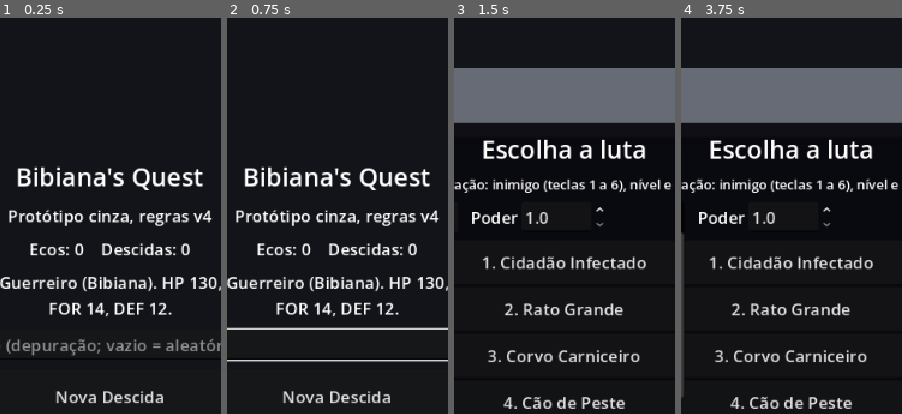
Above: before the commit, frames 1-4 (left to right).
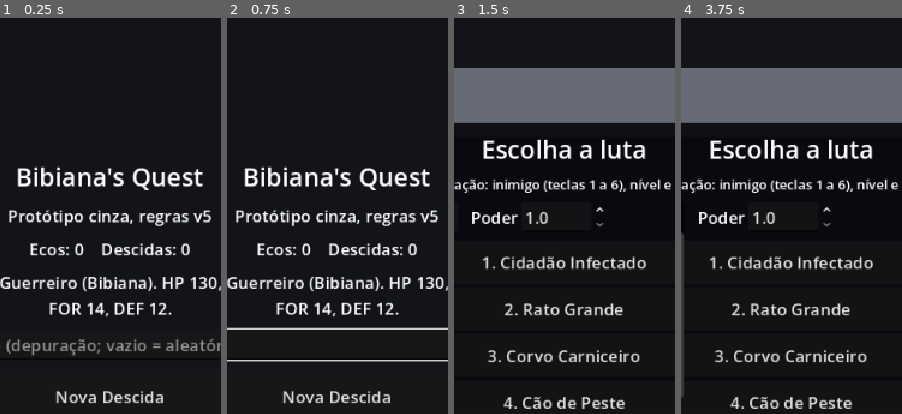
Above: after the commit, the same moments.

Repository: ohidalgojr/bibianas-quest
Game: Godot game, scene res://game/presentation/main.tscn
Same seed, same stepped clock (60 frames per second), same inputs: the game is played once before the commit and once after it.
Inputs (mouse positions are % of the whole screen's width and height, from its top left):
- Up to frame 1 (0.25 s): no input
- Up to frame 2 (0.75 s): click (51, 53) at 0.52 s; type "12" at 0.6 s
- Up to frame 3 (1.5 s): click "Luta de teste (depuração)" at 1.25 s
- Up to frame 4 (3.75 s): click "Velocidade 1x" at 2 s; click "Velocidade 2x" at 2.75 s; click "1" at 3.5 s
The pictures show only the part of the screen within x 26-76%, y 12-62%; the shares and areas given below are measured in that part.

The runs differ from the first frame. In frame 1, 0.1% of the frame differs, in the area x 91-97%, y 48-52%; in frame 2, 0.1%; in frame 3, less than 0.1%; in frame 4, less than 0.1%.

Commit message:
TASK-016: intervalo entre golpes de moeda e golpes de debuff no chefe (ADR-0020)
Co-Authored-By: Claude Sonnet 5.5 <noreply@anthropic.com>

Diff:
--- a/game/core/combat/combat.gd
+++ b/game/core/combat/combat.gd
@@ -15,6 +15,9 @@
 ## decora (GDD §6; valor no ADR-0008).
 const VARIATION_PERCENT: int = 25
 const MAX_STEPS: int = 10000
+## GDD §7 (ADR-0020): golpes de moeda do inimigo precisam de ao menos este número de
+## golpes de outro tipo entre eles. Vale para todos, chefes inclusive.
+const COIN_GAP: int = 2
 
 var player: Combatant
 var enemy: Combatant
@@ -29,6 +32,8 @@
 var _coin_rng: Pcg32
 var _coin: CoinState
 var _awaiting_player: bool = false
+## Golpes do inimigo desde o último golpe de moeda; começa liberado.
+var _since_coin: int = COIN_GAP
 var _started: bool = false
 
 
@@ -154,11 +159,17 @@
 		if _player_goes_first(player.charge, enemy.charge):
 			player.charge -= CHARGE_TO_ACT
 			_tick_effects(player)
+			_check_end()
+			if outcome != Outcome.ONGOING:
+				return
 			_awaiting_player = true
 			_emit(CombatEvent.Type.TURN, Combatant.PLAYER)
 			return
 		enemy.charge -= CHARGE_TO_ACT
 		_tick_effects(enemy)
+		_check_end()
+		if outcome != Outcome.ONGOING:
+			return
 		_enemy_turn()
 
 
@@ -179,12 +190,25 @@
 func _tick_effects(unit: Combatant) -> void:
 	var kept: Array[CombatEffect] = []
 	for effect: CombatEffect in unit.effects:
+		if effect.kind == CombatEffect.Kind.POISON:
+			_poison_damage(unit)
 		effect.turns_left -= 1
 		if effect.turns_left > 0:
 			kept.append(effect)
 		else:
 			_emit(CombatEvent.Type.EFFECT_OFF, unit.side, effect.label())
 	unit.effects = kept
+
+
+## Veneno: 5% do HP máximo por turno, sem passar pela defesa; a regra de nunca matar de
+## uma vez com mais de 60% de vida vale para a Bibiana (GDD §7 e §11).
+func _poison_damage(unit: Combatant) -> void:
+	var damage: int = maxi(1, roundi(unit.stats.max_hp * CombatEffect.POISON_PERCENT / 100.0))
+	if unit.side == Combatant.PLAYER:
+		damage = CombatFormulas.cap_lethal(damage, unit.hp, unit.stats.max_hp)
+	damage = mini(damage, unit.hp)
+	unit.hp -= damage
+	_emit(CombatEvent.Type.DAMAGE, unit.side, "poison", damage, false, unit.hp)
 
 
 func _enemy_turn() -> void:
@@ -204,11 +228,24 @@
 			var success: bool = _flip_coin(move.id)
 			mult = CombatFormulas.coin_damage_multiplier(move.kind, success,
 				player.has_effect(CombatEffect.Kind.DEFENDING), player.veteran)
-		_strike(enemy, player, move.power, CombatFormulas.Element.PHYSICAL, mult, move.id)
+		var dealt: int = _strike(enemy, player, move.power, CombatFormulas.Element.PHYSICAL, mult, move.id)
+		if move.kind == EnemyMove.Kind.DEBUFF and dealt > 0 and player.is_alive():
+			_try_debuff(move)
+	_since_coin = 0 if move.is_coin() else _since_coin + 1
 	enemy.last_move = move
 	_check_end()
 	if outcome == Outcome.ONGOING:
 		_choose_intent()
+
+
+## Debuff do golpe (ADR-0020): a chance do golpe sorteia no fluxo de combate, não no da
+## moeda; Defender corta a chance pela metade.
+func _try_debuff(move: EnemyMove) -> void:
+	var chance: int = move.effect_chance
+	if player.has_effect(CombatEffect.Kind.DEFENDING):
+		chance = roundi(chance * CombatEffect.DEFEND_CHANCE_FACTOR)
+	if _rng.draw_percent(chance):
+		_apply_effect(player, move.effect, CombatEffect.debuff_turns(move.effect))
 
 
 func _choose_intent() -> void:
@@ -226,7 +263,8 @@
 
 
 ## Regras de justiça da IA (GDD §6 e §7): nunca o mesmo ataque forte duas vezes
-## seguidas; nunca dois golpes de moeda seguidos, exceto na fase final de chefes; Golpe
+## seguidas; ao menos [constant COIN_GAP] golpes entre dois golpes de moeda, em todos os
+## inimigos; Golpe
 ## Mortal só em chefes; golpe perigoso só se o jogador tiver um turno para ver o aviso.
 func _move_allowed(move: EnemyMove) -> bool:
 	var last: EnemyMove = enemy.last_move
@@ -234,7 +272,7 @@
 		return false
 	if last != null and move.is_dangerous() and last.id == move.id:
 		return false
-	if last != null and move.is_coin() and last.is_coin() and not enemy.in_final_phase():
+	if move.is_coin() and _since_coin < COIN_GAP:
 		return false
 	if move.is_dangerous() and preview_turn_order(1)[0] == Combatant.ENEMY:
 		return false
@@ -290,7 +328,7 @@
 	var critical: bool = _rng.draw_percent(attacker.stats.crit)
 	var variance: float = _rng.draw_float_range(CombatFormulas.VARIANCE_LOW, CombatFormulas.VARIANCE_HIGH)
 	var physical: bool = element == CombatFormulas.Element.PHYSICAL
-	var attack: float = float(attacker.stats.strength if physical else attacker.stats.mind)
+	var attack: float = attacker.effective_strength() if physical else attacker.effective_mind()
 	var guard: float = defender.effective_defense() if physical else defender.effective_resistance()
 	var raw: float = CombatFormulas.raw_damage(attack, power, guard, variance,
 		CombatFormulas.CRIT_MULTIPLIER if critical else 1.0, defender.element_multiplier(element), 1.0)
--- a/game/core/combat/combat_effect.gd
+++ b/game/core/combat/combat_effect.gd
@@ -3,7 +3,7 @@
 ## Efeito temporário em uma unidade. A duração conta turnos de quem tem o efeito e cai
 ## no início de cada turno dela (ADR-0008).
 
-enum Kind { DEFENDING, BULWARK, ARMOR_DOWN, SLOWED }
+enum Kind { DEFENDING, BULWARK, ARMOR_DOWN, SLOWED, POISON, WEAKENED }
 
 ## Muralha: DEF +50% e reflete 20% do dano físico (GDD §8).
 const BULWARK_DEFENSE: float = 0.5
@@ -14,7 +14,22 @@
 const SLOW_SPEED: float = 0.3
 const SLOW_TURNS: int = 3
 
-const LABELS: Array[String] = ["defending", "bulwark", "armor_down", "slowed"]
+## Veneno: 5% do HP máximo por turno, 4 turnos (GDD §11).
+const POISON_PERCENT: int = 5
+const POISON_TURNS: int = 4
+## Fraqueza: ATK (FOR e MEN) -25% por 3 turnos (GDD §11).
+const WEAK_ATTACK: float = 0.25
+const WEAK_TURNS: int = 3
+## Defender corta pela metade a chance de um debuff de golpe (ADR-0020).
+const DEFEND_CHANCE_FACTOR: float = 0.5
+
+const LABELS: Array[String] = ["defending", "bulwark", "armor_down", "slowed", "poison", "weakened"]
+
+## Duração padrão do efeito de debuff de um golpe.
+static func debuff_turns(effect_kind: Kind) -> int:
+	return POISON_TURNS if effect_kind == Kind.POISON else WEAK_TURNS
+
+
 
 var kind: Kind = Kind.DEFENDING
 var turns_left: int = 1
--- a/game/core/combat/combatant.gd
+++ b/game/core/combat/combatant.gd
@@ -82,6 +82,21 @@
 	return value
 
 
+## FOR com Fraqueza (GDD §11).
+func effective_strength() -> float:
+	return _weakened(stats.strength)
+
+
+func effective_mind() -> float:
+	return _weakened(stats.mind)
+
+
+func _weakened(value: int) -> float:
+	if has_effect(CombatEffect.Kind.WEAKENED):
+		return value * (1.0 - CombatEffect.WEAK_ATTACK)
+	return float(value)
+
+
 func effective_resistance() -> float:
 	return float(stats.resistance)
 
--- a/game/core/combat/enemy_move.gd
+++ b/game/core/combat/enemy_move.gd
@@ -2,22 +2,28 @@
 extends RefCounted
 ## Um movimento do ciclo de um inimigo (GDD §6 "IA dos inimigos" e §7).
 
-enum Kind { ATTACK, STRONG, HEAVY, CRUEL, MORTAL, HEAL }
+enum Kind { ATTACK, STRONG, HEAVY, CRUEL, MORTAL, HEAL, DEBUFF }
 ## Ícone mostrado sobre a cabeça do inimigo um turno antes (GDD §6).
-enum Intent { ATTACK, STRONG, COIN, HEAL }
+enum Intent { ATTACK, STRONG, COIN, HEAL, DEBUFF }
 
 var id: String = "attack"
 var kind: Kind = Kind.ATTACK
 var power: float = 1.0
 var heal_percent: int = 0
+## Golpe de debuff (ADR-0020): efeito aplicado se o golpe acertar, com esta chance em %.
+var effect: CombatEffect.Kind = CombatEffect.Kind.POISON
+var effect_chance: int = 0
 
 
-static func make(move_id: String, move_kind: Kind, move_power: float = 1.0, heal: int = 0) -> EnemyMove:
+static func make(move_id: String, move_kind: Kind, move_power: float = 1.0, heal: int = 0,
+		move_effect: CombatEffect.Kind = CombatEffect.Kind.POISON, move_effect_chance: int = 0) -> EnemyMove:
 	var move: EnemyMove = EnemyMove.new()
 	move.id = move_id
 	move.kind = move_kind
 	move.power = move_power
 	move.heal_percent = heal
+	move.effect = move_effect
+	move.effect_chance = move_effect_chance
 	return move
 
 
@@ -33,6 +39,8 @@
 			return Intent.COIN
 		Kind.HEAL:
 			return Intent.HEAL
+		Kind.DEBUFF:
+			return Intent.DEBUFF
 	return Intent.ATTACK
 
 
--- a/game/core/core_version.gd
+++ b/game/core/core_version.gd
@@ -9,6 +9,6 @@
 ##
 ## Histórico: 0, nenhuma regra; 1, gerador de mapa (TASK-003, ADR-0007); 2, combate e moeda
 ## (TASK-004, ADR-0008); 3, Descida e peso de evento 0 no protótipo (TASK-007, ADR-0011); 4,
-## vencibilidade do mapa e Coveiro calibrado (TASK-008, ADR-0012).
+## vencibilidade do mapa e Coveiro calibrado (TASK-008, ADR-0012); 5, intervalo entre golpes de moeda, golpes de debuff, Veneno e Fraqueza (TASK-016, ADR-0020).
 
-const RULES_VERSION: int = 4
+const RULES_VERSION: int = 5
--- a/game/core/data/data_validator.gd
+++ b/game/core/data/data_validator.gd
@@ -10,7 +10,8 @@
 const STAT_KEYS: PackedStringArray = ["hp", "mp", "strength", "mind", "defense", "resistance",
 	"speed", "precision", "evasion", "crit", "luck"]
 const ENEMY_TYPES: PackedStringArray = ["common", "elite", "mini_boss", "boss"]
-const MOVE_KINDS: PackedStringArray = ["attack", "strong", "heavy", "cruel", "mortal", "heal"]
+const MOVE_KINDS: PackedStringArray = ["attack", "strong", "heavy", "cruel", "mortal", "heal", "debuff"]
+const DEBUFF_EFFECT_IDS: PackedStringArray = ["poison", "weakened"]
 const ELEMENTS: PackedStringArray = ["physical", "fire", "lightning", "holy", "shadow"]
 const ITEM_SLOTS: PackedStringArray = ["consumable", "weapon", "offhand", "armor", "head", "relic"]
 const RARITIES: PackedStringArray = ["worn", "common", "uncommon", "rare", "cursed", "soul", "rival"]
@@ -246,6 +247,10 @@
 		_error(path, "power precisa ser número positivo")
 	if kind == "heal":
 		_check_range(_int_field(move, "heal_percent", path), 1, 100, path, "heal_percent")
+	if kind == "debuff":
+		var effect: String = _string_field(move, "effect", path)
+		_check_choice(effect, DEBUFF_EFFECT_IDS, path, "effect")
+		_check_range(_int_field(move, "effect_chance", path), 1, 100, path, "effect_chance")
 	return kind
 
 
--- a/game/core/data/game_data.gd
+++ b/game/core/data/game_data.gd
@@ -11,6 +11,12 @@
 	"cruel": EnemyMove.Kind.CRUEL,
 	"mortal": EnemyMove.Kind.MORTAL,
 	"heal": EnemyMove.Kind.HEAL,
+	"debuff": EnemyMove.Kind.DEBUFF,
+}
+## Efeitos de golpe de debuff (ADR-0020).
+const DEBUFF_EFFECTS: Dictionary = {
+	"poison": CombatEffect.Kind.POISON,
+	"weakened": CombatEffect.Kind.WEAKENED,
 }
 const ELEMENTS: Dictionary = {
 	"physical": CombatFormulas.Element.PHYSICAL,
@@ -116,8 +122,9 @@
 	for phase: Dictionary in entry["phases"]:
 		var moves: Array[EnemyMove] = []
 		for move: Dictionary in phase["moves"]:
+			var effect: CombatEffect.Kind = DEBUFF_EFFECTS.get(str(move.get("effect", "poison")), CombatEffect.Kind.POISON)
 			moves.append(EnemyMove.make(str(move["id"]), MOVE_KINDS[str(move["kind"])],
-				float(move.get("power", 1.0)), int(move.get("heal_percent", 0))))
+				float(move.get("power", 1.0)), int(move.get("heal_percent", 0)), effect, int(move.get("effect_chance", 0))))
 		phases.append(EnemyPhase.make(int(phase["below_hp_percent"]), moves))
 	var boss: bool = str(entry["type"]) == "boss"
 	var unit: Combatant = Combatant.enemy(str(entry["name"]), enemy_stats(enemy_id, level), phases, boss)
--- a/game/data/enemies.json
+++ b/game/data/enemies.json
@@ -64,13 +64,15 @@
 				{"below_hp_percent": 100, "moves": [
 					{"id": "attack", "kind": "attack"},
 					{"id": "shovel", "kind": "cruel"},
+					{"id": "rot", "kind": "debuff", "power": 0.9, "effect": "poison", "effect_chance": 60},
 					{"id": "sweep", "kind": "strong", "power": 1.4},
 					{"id": "attack", "kind": "attack"}
 				]},
 				{"below_hp_percent": 50, "moves": [
 					{"id": "grave", "kind": "mortal"},
+					{"id": "curse", "kind": "debuff", "power": 0.9, "effect": "weakened", "effect_chance": 70},
 					{"id": "attack", "kind": "attack"},
-					{"id": "shovel", "kind": "cruel"},
+					{"id": "rot", "kind": "debuff", "power": 0.9, "effect": "poison", "effect_chance": 60},
 					{"id": "sweep", "kind": "strong", "power": 1.4}
 				]}
 			]
--- a/game/presentation/combat/combat_screen.gd
+++ b/game/presentation/combat/combat_screen.gd
@@ -25,6 +25,7 @@
 const COLOR_BOSS: Color = Color(0.45, 0.15, 0.2)
 const COLOR_DANGER: Color = Color(0.85, 0.35, 0.2)
 const COLOR_COIN: Color = Color(0.9, 0.75, 0.25)
+const COLOR_DEBUFF: Color = Color(0.6, 0.4, 0.8)
 const COLOR_CALM: Color = Color(0.4, 0.42, 0.46)
 
 ## Multiplicador das pausas: 1 normal, 0,5 na velocidade 2x, 0 nos testes.
@@ -220,6 +221,8 @@
 	_intent_detail.text = str(view["detail"])
 	if bool(view["coin"]):
 		_intent_panel.self_modulate = COLOR_COIN
+	elif bool(view["debuff"]):
+		_intent_panel.self_modulate = COLOR_DEBUFF
 	elif bool(view["dangerous"]):
 		_intent_panel.self_modulate = COLOR_DANGER
 	else:
--- a/game/presentation/combat/combat_session.gd
+++ b/game/presentation/combat/combat_session.gd
@@ -26,6 +26,8 @@
 
 ## Id do golpe -> tipo, para nomear golpes a partir dos eventos.
 var _move_kinds: Dictionary = {}
+## Id do golpe -> golpe, para o aviso mostrar efeito e chance (ADR-0020).
+var _moves: Dictionary = {}
 
 
 func _init(game_data: GameData, fight_enemy: String, fight_level: int, fight_power: float, fight_seed: int,
@@ -62,6 +64,7 @@
 	for phase: EnemyPhase in enemy.phases:
 		for move: EnemyMove in phase.moves:
 			_move_kinds[move.id] = move.kind
+			_moves[move.id] = move
 
 
 ## Eventos já emitidos. Na Descida a luta começa no [RunState]; aqui só se lê o histórico.
@@ -153,16 +156,21 @@
 ## o detalhe. No golpe de moeda, o detalhe traz a chance real de Cara (GDD §7).
 func intent_view(move_id: String) -> Dictionary:
 	var kind: EnemyMove.Kind = move_kind(move_id)
-	var move: EnemyMove = EnemyMove.make(move_id, kind)
+	var move: EnemyMove = _moves.get(move_id, EnemyMove.make(move_id, kind))
 	var view: Dictionary = {
 		"icon": CombatTexts.intent_icon(move.intent()),
-		"name": CombatTexts.move_name(kind),
+		"name": CombatTexts.move_name(kind, move_id),
 		"dangerous": move.is_dangerous(),
 		"coin": move.is_coin(),
+		"debuff": kind == EnemyMove.Kind.DEBUFF,
 		"detail": "",
 	}
 	if move.is_coin():
 		view["detail"] = "Escolha Cara ou Coroa. Chance de acertar: %d%%. %s" % [coin_chance(), CombatTexts.coin_stakes(kind)]
+	elif kind == EnemyMove.Kind.DEBUFF:
+		view["detail"] = "Se acertar: %s com %d%% de chance (%d%% se você Defender)." % [
+			CombatTexts.effect_label(move.effect), move.effect_chance,
+			roundi(move.effect_chance * CombatEffect.DEFEND_CHANCE_FACTOR)]
 	elif kind == EnemyMove.Kind.STRONG:
 		view["detail"] = "Defender reduz o dano."
 	return view
@@ -188,7 +196,7 @@
 		CombatEvent.Type.STARTED:
 			return "A luta começa: %s, nível %d. Semente %d." % [enemy_name(), level, run_seed]
 		CombatEvent.Type.INTENT:
-			return "%s prepara: %s." % [enemy_name(), CombatTexts.move_name(move_kind(event.label))]
+			return "%s prepara: %s." % [enemy_name(), CombatTexts.move_name(move_kind(event.label), event.label)]
 		CombatEvent.Type.ACTION:
 			return "%s usa %s." % [who, _action_name(event)]
 		CombatEvent.Type.MISS:
@@ -197,6 +205,8 @@
 			var line: String = "%s sofre %d de dano" % [who, event.value]
 			if event.label == "reflect":
 				line += " (reflexo da Muralha)"
+			elif event.label == "poison":
+				line += " (veneno)"
 			if event.flag:
 				return line + ", crítico!"
 			return line + "."
@@ -236,7 +246,7 @@
 
 func _action_name(event: CombatEvent) -> String:
 	if event.side == Combatant.ENEMY:
-		return CombatTexts.move_name(move_kind(event.label))
+		return CombatTexts.move_name(move_kind(event.label), event.label)
 	if CombatTexts.PLAYER_ACTIONS.has(event.label):
 		return str(CombatTexts.PLAYER_ACTIONS[event.label])
 	for skill: CombatSkill in skills:
--- a/game/presentation/combat/combat_texts.gd
+++ b/game/presentation/combat/combat_texts.gd
@@ -10,12 +10,19 @@
 	EnemyMove.Kind.CRUEL: "Golpe Cruel",
 	EnemyMove.Kind.MORTAL: "Golpe Mortal",
 	EnemyMove.Kind.HEAL: "Cura",
+	EnemyMove.Kind.DEBUFF: "Debilitar",
+}
+## Nome de golpes de debuff por id (ADR-0020).
+const MOVE_ID_NAMES: Dictionary = {
+	"rot": "Toque Podre",
+	"curse": "Maldição do Coveiro",
 }
 const INTENT_ICONS: Dictionary = {
 	EnemyMove.Intent.ATTACK: "ATAQUE",
 	EnemyMove.Intent.STRONG: "FORTE",
 	EnemyMove.Intent.COIN: "MOEDA",
 	EnemyMove.Intent.HEAL: "CURA",
+	EnemyMove.Intent.DEBUFF: "DEBILITA",
 }
 const EFFECT_NAMES: Dictionary = {
 	"defending": "Defendendo",
@@ -23,6 +30,8 @@
 	"armor_down": "Guarda aberta",
 	"slowed": "Lentidão",
 	"stunned": "Atordoado",
+	"poison": "Veneno",
+	"weakened": "Fraqueza",
 }
 const PLAYER_ACTIONS: Dictionary = {
 	"attack": "Ataque",
@@ -38,7 +47,9 @@
 }
 
 
-static func move_name(kind: EnemyMove.Kind) -> String:
+static func move_name(kind: EnemyMove.Kind, move_id: String = "") -> String:
+	if MOVE_ID_NAMES.has(move_id):
+		return str(MOVE_ID_NAMES[move_id])
 	return str(MOVE_NAMES.get(kind, "Golpe"))
 
 
@@ -79,6 +90,10 @@
 	return CoinRules.TAILS if called == CoinRules.HEADS else CoinRules.HEADS
 
 
+static func effect_label(kind: CombatEffect.Kind) -> String:
+	return effect_name(CombatEffect.LABELS[kind])
+
+
 static func coin_result(called: int, success: bool) -> String:
 	return "Saiu %s: %s" % [side_name(landed_side(called, success)), "acertou!" if success else "errou."]
 
--- a/tests/support/combat_fixtures.gd
+++ b/tests/support/combat_fixtures.gd
@@ -124,16 +124,13 @@
 	var found: PackedStringArray = PackedStringArray()
 	var max_hp: int = combat.player.stats.max_hp
 	var warned: bool = false
-	var phase: int = 0
-	var final_phase: int = combat.enemy.phases.size() - 1
+	var since_coin: int = Combat.COIN_GAP
 	var previous: CombatEvent = null
 	for index: int in combat.history.size():
 		var event: CombatEvent = combat.history[index]
 		match event.type:
 			CombatEvent.Type.INTENT:
 				warned = false
-			CombatEvent.Type.PHASE:
-				phase = event.value
 			CombatEvent.Type.TURN:
 				if event.side == Combatant.PLAYER:
 					warned = true
@@ -143,11 +140,14 @@
 					if dangerous and not warned:
 						found.append("#%d golpe perigoso %s sem turno do jogador depois do aviso" % [index, event.label])
 					if previous != null:
-						var in_last_phase: bool = combat.enemy.is_boss and final_phase > 0 and phase == final_phase
-						if event.value == EnemyMove.Intent.COIN and previous.value == EnemyMove.Intent.COIN and not in_last_phase:
-							found.append("#%d dois golpes de moeda seguidos" % index)
 						if dangerous and previous.label == event.label:
 							found.append("#%d mesmo golpe forte duas vezes: %s" % [index, event.label])
+					if event.value == EnemyMove.Intent.COIN:
+						if since_coin < Combat.COIN_GAP:
+							found.append("#%d golpes de moeda com menos de %d golpes entre eles" % [index, Combat.COIN_GAP])
+						since_coin = 0
+					else:
+						since_coin += 1
 					if event.label == "grave" and not combat.enemy.is_boss:
 						found.append("#%d golpe mortal fora de chefe" % index)
 					previous = event
--- a/tests/unit/test_combat_properties.gd
+++ b/tests/unit/test_combat_properties.gd
@@ -57,7 +57,7 @@
 	]
 	var found: String = " | ".join(CombatFixtures.audit(combat))
 	assert_string_contains(found, "sem turno do jogador")
-	assert_string_contains(found, "dois golpes de moeda")
+	assert_string_contains(found, "golpes de moeda com menos de")
 	assert_string_contains(found, "mesmo golpe forte")
 	assert_string_contains(found, "golpe mortal fora de chefe")
 	assert_string_contains(found, "morte imediata")
--- a/tests/unit/test_data_validator.gd
+++ b/tests/unit/test_data_validator.gd
@@ -174,3 +174,17 @@
 	var data: GameData = GameData.from_documents(docs)
 	assert_false(data.is_valid())
 	assert_eq(data.enemies.size(), 0)
+
+
+## ADR-0020: golpe de debuff precisa de efeito conhecido e chance entre 1 e 100.
+func test_debuff_move_needs_effect_and_chance() -> void:
+	var docs: Dictionary = _docs()
+	var move: Dictionary = _enemy(docs, "gravedigger")["phases"][0]["moves"][2]
+	assert_eq(move["id"], "rot")
+	move["effect_chance"] = 0
+	_assert_rejects(docs, "effect_chance")
+	move["effect_chance"] = 60
+	move["effect"] = "inexistente"
+	_assert_rejects(docs, "effect")
+	move["effect"] = "poison"
+	assert_eq(DataValidator.validate(docs).size(), 0)
--- /dev/null
+++ b/tests/unit/test_debuff.gd
@@ -0,0 +1,120 @@
+extends GutTest
+## TASK-016 (ADR-0020): golpes de debuff por chance própria, Veneno e Fraqueza do GDD §11
+## e intervalo mínimo entre golpes de moeda (GDD §7).
+
+
+## Inimigo que só faz o golpe de debuff dado, com o efeito, a chance e a defesa da Bibiana.
+func _fight(effect: CombatEffect.Kind, chance: int, fight_seed: int = 1, enemy_hp: int = 500) -> Combat:
+	var moves: Array[EnemyMove] = [EnemyMove.make("hex", EnemyMove.Kind.DEBUFF, 0.5, 0, effect, chance)]
+	var stats: Stats = Stats.make({"hp": enemy_hp, "strength": 8, "defense": 4, "resistance": 2, "speed": 7, "evasion": 0})
+	var enemy: Combatant = Combatant.enemy("Teste", stats, CombatFixtures.single_phase(moves))
+	var combat: Combat = Combat.new(CombatFixtures.warrior(), enemy, RngStreams.new(fight_seed), CoinState.new())
+	combat.start()
+	return combat
+
+
+func _effect_events(combat: Combat, label: String) -> int:
+	var found: int = 0
+	for event: CombatEvent in combat.history:
+		if event.type == CombatEvent.Type.EFFECT_ON and event.side == Combatant.PLAYER and event.label == label:
+			found += 1
+	return found
+
+
+func test_debuff_with_full_chance_always_applies_on_hit() -> void:
+	var combat: Combat = _fight(CombatEffect.Kind.WEAKENED, 100)
+	for turn: int in 6:
+		combat.act(Combat.Action.ATTACK)
+	assert_gt(_effect_events(combat, "weakened"), 0)
+
+
+func test_debuff_with_zero_chance_never_applies() -> void:
+	var combat: Combat = _fight(CombatEffect.Kind.WEAKENED, 0)
+	for turn: int in 12:
+		combat.act(Combat.Action.ATTACK)
+	assert_eq(_effect_events(combat, "weakened"), 0)
+	assert_false(combat.player.has_effect(CombatEffect.Kind.WEAKENED))
+
+
+## Defender corta a chance pela metade: com 50% base vira 25%, e a frequência observada
+## em muitas lutas fica claramente abaixo.
+func test_defend_halves_the_debuff_chance() -> void:
+	var plain: int = 0
+	var guarded: int = 0
+	var hits_plain: int = 0
+	var hits_guarded: int = 0
+	for fight_seed: int in 60:
+		for defend: bool in [false, true]:
+			var combat: Combat = _fight(CombatEffect.Kind.POISON, 50, fight_seed)
+			for turn: int in 4:
+				combat.act(Combat.Action.DEFEND if defend else Combat.Action.ATTACK)
+			var applied: int = _effect_events(combat, "poison")
+			if defend:
+				guarded += 1
+				hits_guarded += applied
+			else:
+				plain += 1
+				hits_plain += applied
+	assert_gt(hits_plain, hits_guarded, "defender reduz as aplicações (%d contra %d)" % [hits_plain, hits_guarded])
+	assert_eq(plain, guarded)
+
+
+## GDD §11: Veneno tira 5% do HP máximo por turno e dura 4 turnos.
+func test_poison_ticks_five_percent_for_four_turns() -> void:
+	var combat: Combat = _fight(CombatEffect.Kind.POISON, 100)
+	var expected: int = roundi(combat.player.stats.max_hp * 5 / 100.0)
+	var ticks: Array[int] = []
+	for turn: int in 12:
+		if combat.outcome != Combat.Outcome.ONGOING:
+			break
+		combat.act(Combat.Action.DEFEND)
+	for event: CombatEvent in combat.history:
+		if event.type == CombatEvent.Type.DAMAGE and event.label == "poison":
+			ticks.append(event.value)
+	assert_gt(ticks.size(), 0, "o veneno causou dano")
+	for damage: int in ticks:
+		assert_eq(damage, expected)
+	assert_eq(CombatEffect.POISON_TURNS, 4)
+
+
+## GDD §11: Fraqueza reduz FOR em 25%.
+func test_weakened_reduces_strength() -> void:
+	var unit: Combatant = CombatFixtures.warrior()
+	var base: float = unit.effective_strength()
+	unit.effects.append(CombatEffect.make(CombatEffect.Kind.WEAKENED, 3))
+	assert_almost_eq(unit.effective_strength(), base * 0.75, 0.0001)
+	assert_almost_eq(unit.effective_mind(), unit.stats.mind * 0.75, 0.0001)
+
+
+## GDD §7 e ADR-0020: ao menos 2 golpes entre dois golpes de moeda, chefes inclusive.
+func test_coin_strikes_keep_a_gap_in_every_fight() -> void:
+	for fight_seed: int in 60:
+		var combat: Combat = CombatFixtures.play(fight_seed, CombatFixtures.enemy_by_index(fight_seed), 1.0)
+		var problems: PackedStringArray = CombatFixtures.audit(combat)
+		assert_eq(problems.size(), 0, "semente %d: %s" % [fight_seed, "; ".join(problems)])
+
+
+func test_intent_of_debuff_shows_effect_and_chance() -> void:
+	var data: GameData = DataLoader.load_all()
+	var session: CombatSession = CombatSession.new(data, "gravedigger", 6, 1.0, 1)
+	session.start()
+	var view: Dictionary = session.intent_view("rot")
+	assert_eq(view["icon"], "DEBILITA")
+	assert_true(view["debuff"])
+	assert_false(view["coin"])
+	assert_string_contains(str(view["detail"]), "Veneno com 60% de chance (30% se você Defender)")
+	assert_string_contains(str(session.intent_view("curse")["detail"]), "Fraqueza com 70%")
+	assert_eq(view["name"], "Toque Podre")
+
+
+func test_gravedigger_data_has_debuff_moves_and_less_coin() -> void:
+	var data: GameData = DataLoader.load_all()
+	var boss: Combatant = data.make_enemy("gravedigger", 6)
+	for phase: EnemyPhase in boss.phases:
+		var coin: int = 0
+		var debuff: int = 0
+		for move: EnemyMove in phase.moves:
+			coin += 1 if move.is_coin() else 0
+			debuff += 1 if move.kind == EnemyMove.Kind.DEBUFF else 0
+		assert_gt(debuff, 0, "toda fase do Coveiro tem golpe de debuff")
+		assert_lte(coin * 5, phase.moves.size() * 2, "moeda em no máximo 2 de cada 5 golpes")
Not shown, added: tests/unit/test_debuff.gd.uid
Not shown, changed: docs/FEEDBACK.md
Not shown, changed: docs/GDD.md
Not shown, changed: docs/HANDOFF.md
Not shown, added: docs/adr/ADR-0020-ritmo-da-moeda-e-golpes-de-debuff.md
Not shown, added: docs/tasks/TASK-016-ajuste-do-chefe.md
